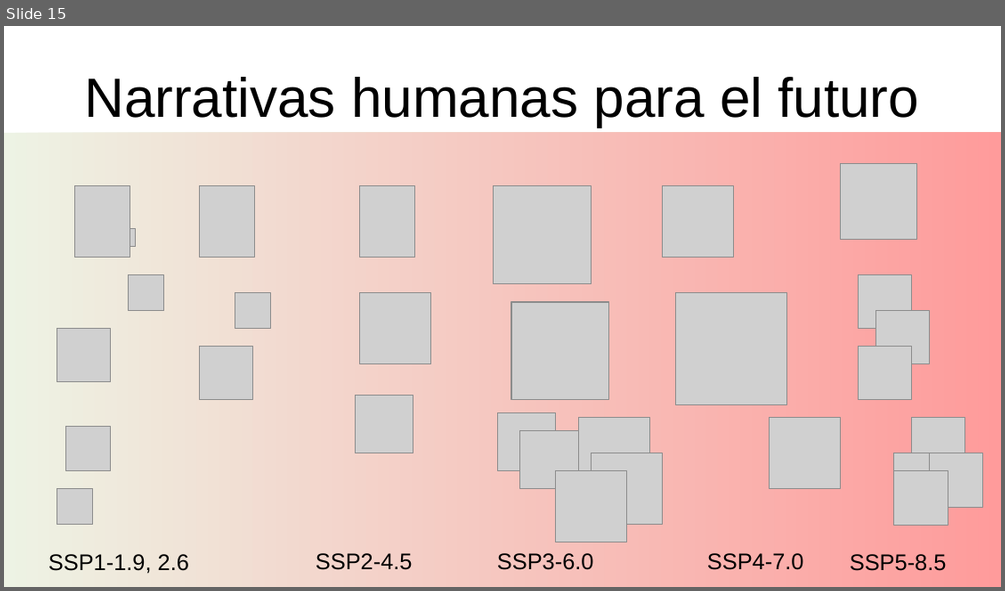
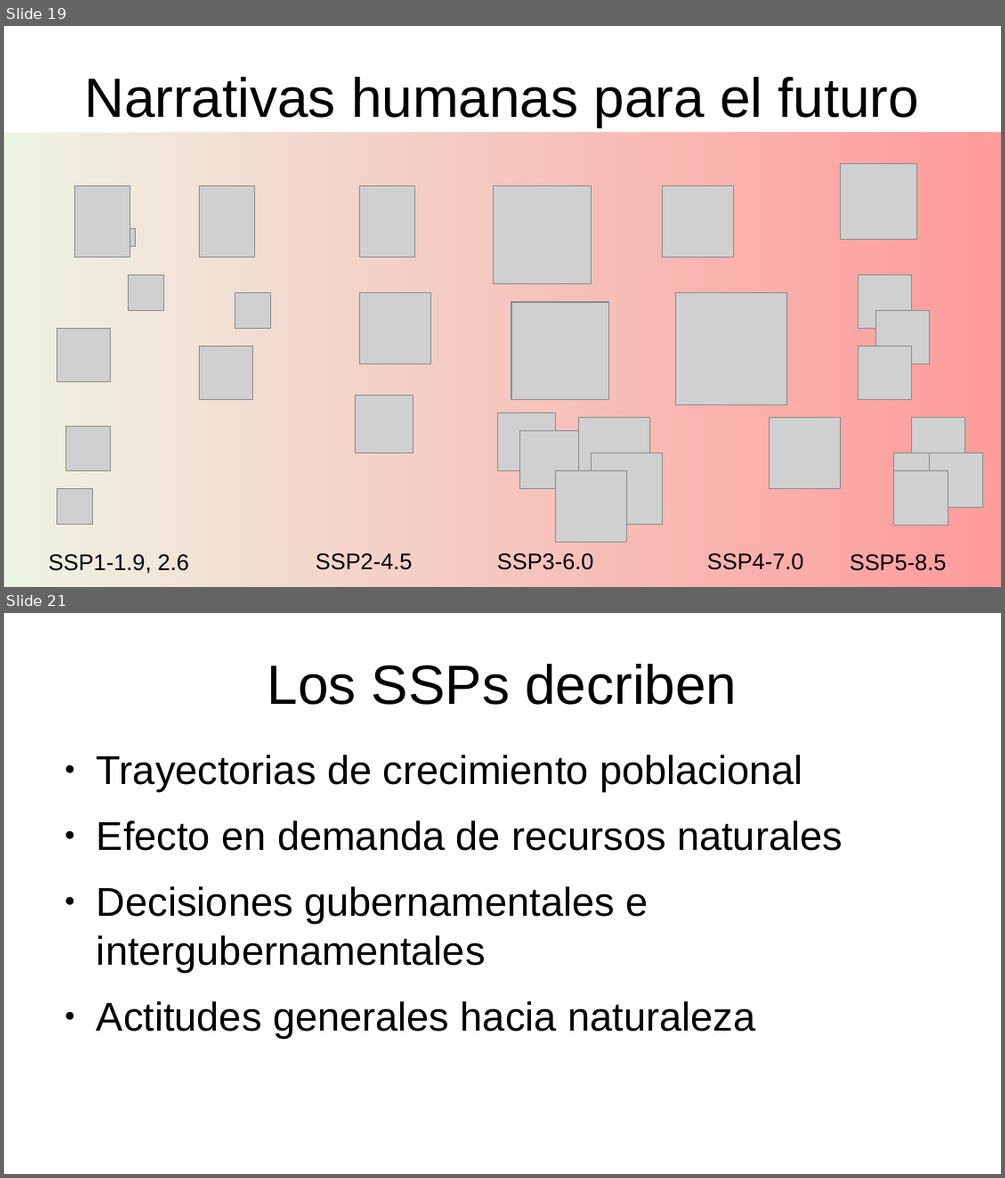
Before and after one commit to gerardommc/Ecologia-Teorica-II, a slide deck: Cambio-climatico/Escenarios.odp. Shown one above the other, each under a label of ours: slide 15 before the commit, slides 19 and 21 after it; the slides between them are not shown. The pictures are 1005x591 and 1005x1178 pixels, drawn with LibreOffice and Linux fonts; fonts in the diff are those of the drawing; grey boxes stand for pictures. Boxes give left, top, right and bottom in pixels: in the first picture for what was removed or moved away, otherwise in the second. Text is boxed around its words. In the diff, an @@ line names an element or a change of style, - is before the commit and + after.

Commit message:
Inicio efectos

```diff
--- a/Cambio-climatico/Escenarios.odp
+++ b/Cambio-climatico/Escenarios.odp
@@ slide 21 added at [4, 613, 1001, 1174], background #FFFFFF @@
@@ title added at [267, 664, 736, 705], 44 pt, text #000000 @@
+Los SSPs decriben
@@ text added at [97, 755, 842, 1038], 32 pt, text #000000 @@
+● Trayectorias de crecimiento poblacional
+● Efecto en demanda de recursos naturales
+● Decisiones gubernamentales e intergubernamentales
+● Actitudes generales hacia naturaleza
@@ what was slide 15 is now slide 19 @@
```
Also in this commit, not shown: 6 slides changed, 19 other slides added, 1 slide removed, 23 other files.
